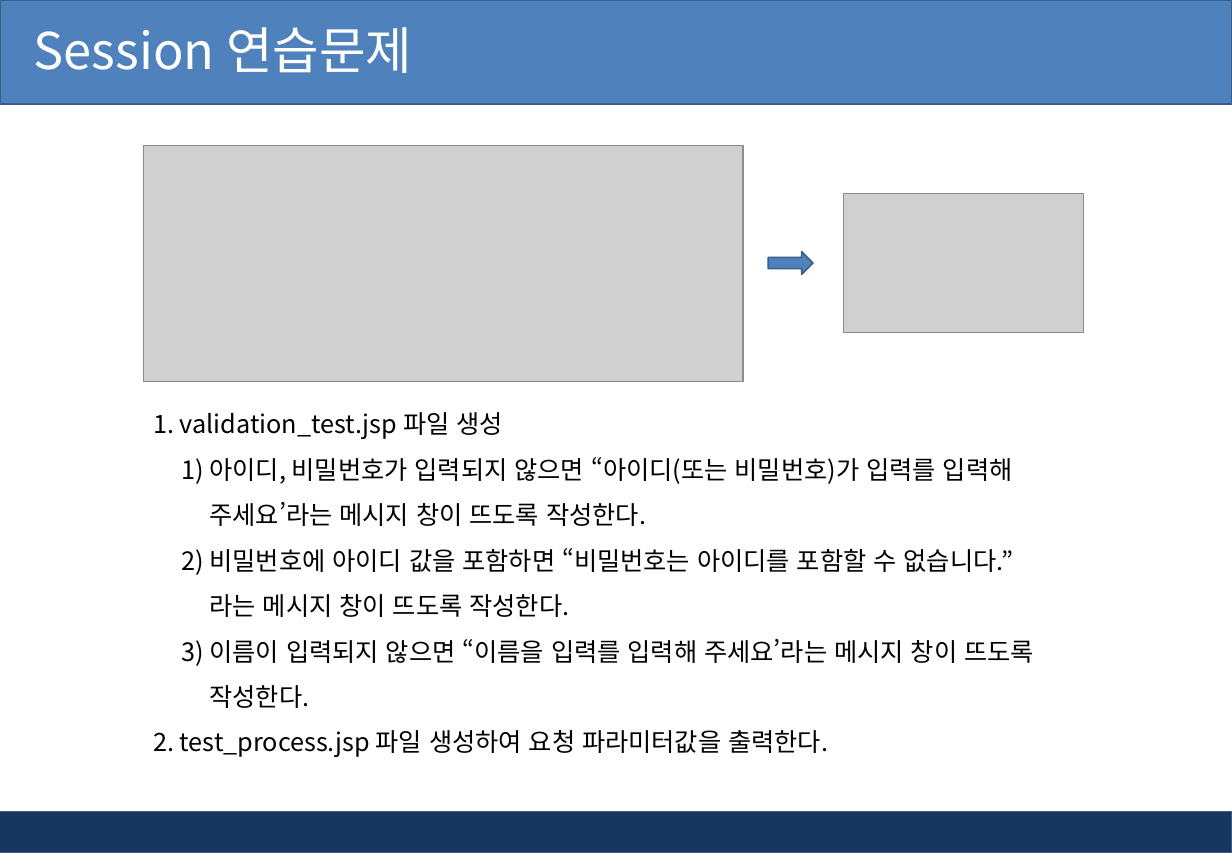
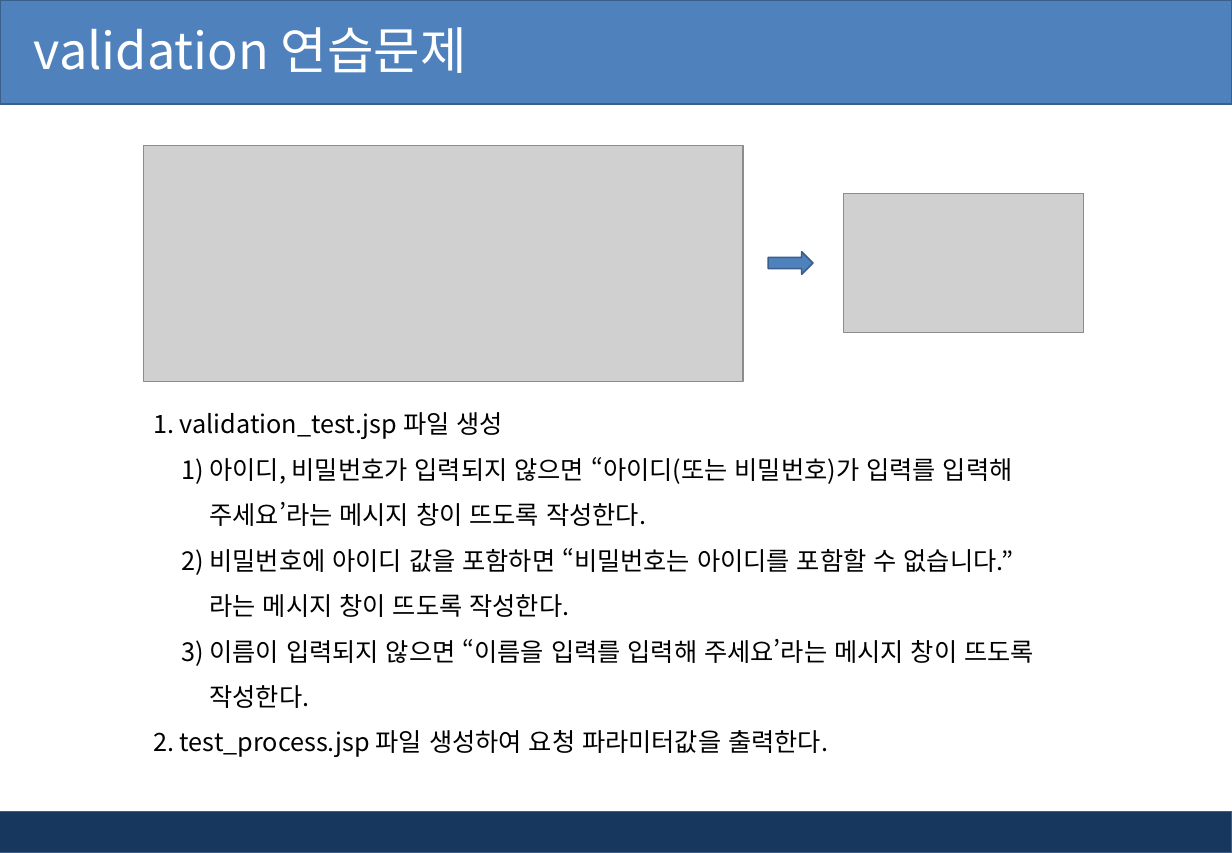
Before and after one commit to pshho/ngreen_project, a slide deck: slide 29 of jspWorks/자료/jsp_ppt/6장. jsp 유효성검사와 정규표현식.pptx (slide 32 before the commit). Drawn at 1232x853 pixels with LibreOffice and Linux fonts; fonts in the diff are those of the drawing; grey boxes stand for pictures; background and template pictures are left out. Boxes give left, top, right and bottom in pixels: in the first picture for what was removed or moved away, otherwise in the second. Text is boxed around its words. In the diff, an @@ line names an element or a change of style, - is before the commit and + after.

```diff
--- a/jspWorks/자료/jsp_ppt/6장. jsp 유효성검사와 정규표현식.pptx
+++ b/jspWorks/자료/jsp_ppt/6장. jsp 유효성검사와 정규표현식.pptx
@@ text at [34,27,467,73]: text changed @@
-Session 연습문제
+validation 연습문제
```
Also in this commit, not shown: 5 other slides changed, 2 slides removed, 26 other files.
